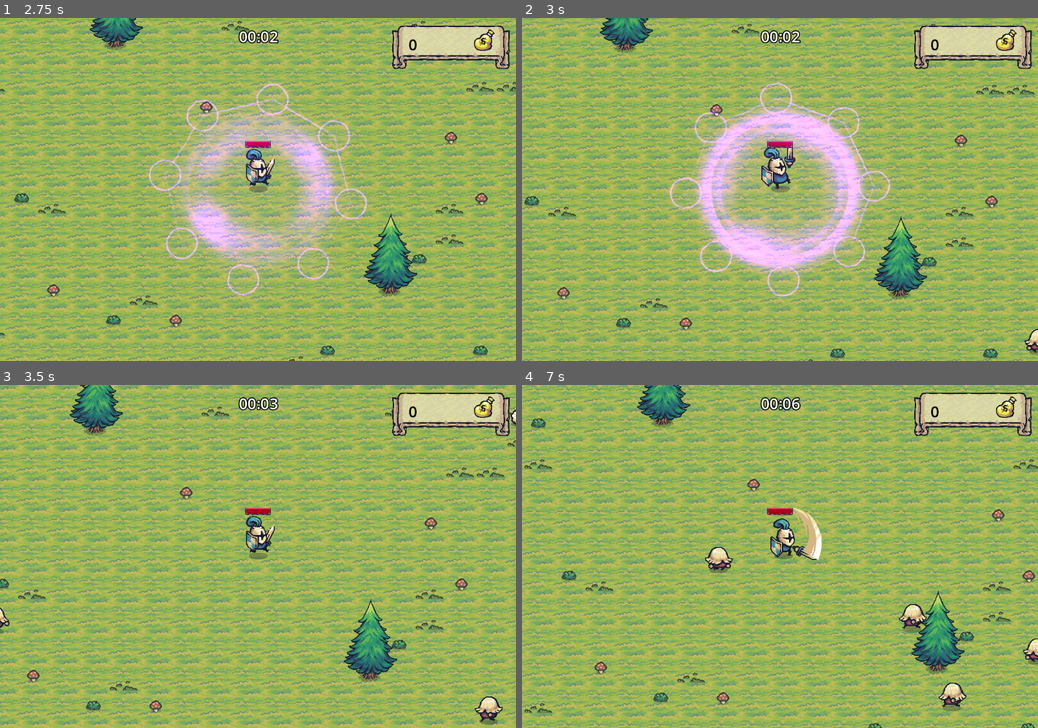
Above: before the commit, frames 1-4 (two rows, left to right).
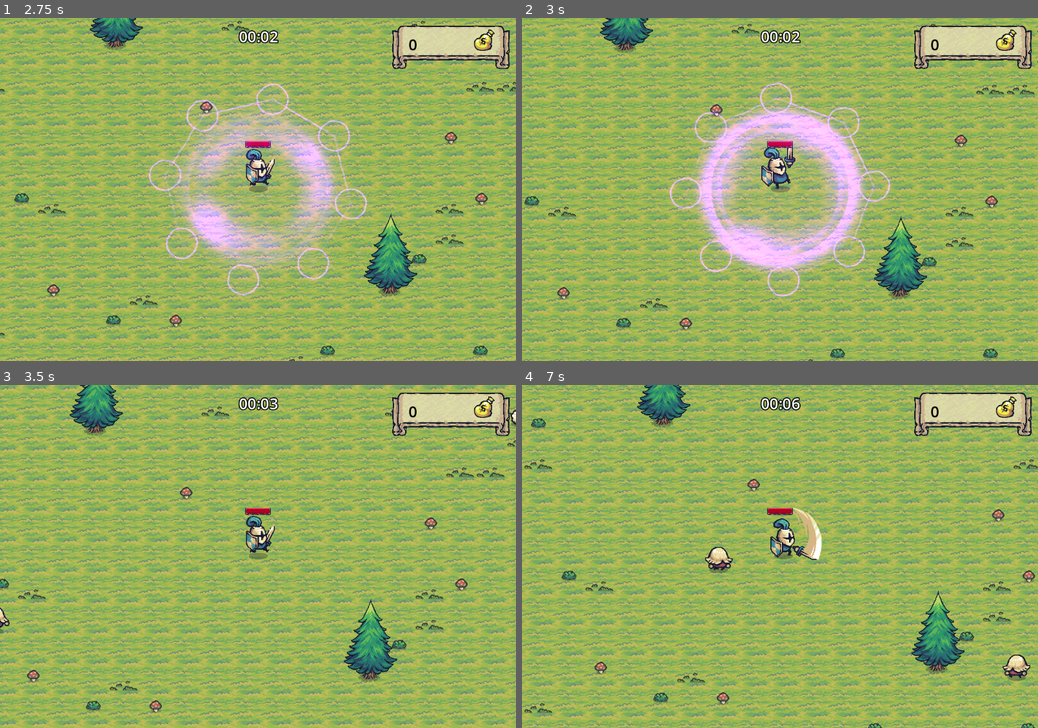
Above: after the commit, the same moments.

Repository: bluejynz/survivallike-godot
Game: Godot game, scene res://scenes/main_scene.tscn
The game is run twice, just before and just after one commit, with the same random seed, the same clock (stepped at 60 frames per second) and the same inputs.
Inputs (mouse positions are in pixels of both pictures, inside the frame that each line leads up to):
- Up to frame 1 (2.75 s): move the mouse to (371, 172) at 0.52 s; hold D (move_right) 0.53-1.28 s; click (371, 172) at 0.6 s; move the mouse to (154, 206) at 1.27 s; hold S (move_down) 1.28-2.03 s; click (154, 206) at 1.35 s; move the mouse to (309, 114) at 2.02 s; hold D (move_right) from 2.03 s (still down); click (309, 114) at 2.1 s
- Up to frame 2 (3 s): move the mouse to (754, 258) at 2.77 s; release D (move_right) at 2.78 s; hold W (move_up) from 2.78 s (still down); click (754, 258) at 2.85 s
- Up to frame 3 (3.5 s): keep holding W (move_up)
- Up to frame 4 (7 s): move the mouse to (934, 607) at 3.52 s; release W (move_up) at 3.53 s; hold A (move_left) 3.53-5.03 s; click (934, 607) at 3.6 s; move the mouse to (625, 505) at 4.27 s; click (625, 505) at 4.35 s; move the mouse to (805, 556) at 5.02 s; hold S (move_down) 5.03-5.78 s; click (805, 556) at 5.1 s; move the mouse to (702, 470) at 5.77 s; hold D (move_right) 5.78-6.53 s; click (702, 470) at 5.85 s; move the mouse to (893, 539) at 6.52 s; hold W (move_up) from 6.53 s (still down); click (893, 539) at 6.6 s

Frame 1 is identical in both runs. In frame 2, 0.1% of the frame differs, in the area x 97-100%, y 90-99%; in frame 3, 0.3%; in frame 4, 1.1%, in the area x 73-100%, y 63-96%.

Commit message:
implementing spawn rate & waves

Diff:
--- a/scenes/main_scene.tscn
+++ b/scenes/main_scene.tscn
@@ -9,6 +9,7 @@
 [ext_resource type="Texture2D" uid="uid://bxamb5rnxfytg" path="res://addons/Tiny Swords (Update 010)/Terrain/Water/Water.png" id="4_xkvfw"]
 [ext_resource type="PackedScene" uid="uid://daw5o3vind3k" path="res://misc/tree.tscn" id="5_dx70e"]
 [ext_resource type="PackedScene" uid="uid://dr3qj1p6e3mhm" path="res://misc/ritual.tscn" id="6_pjjix"]
+[ext_resource type="Script" path="res://systems/difficulty_system.gd" id="10_7rtxp"]
 
 [sub_resource type="TileSetAtlasSource" id="TileSetAtlasSource_epcq5"]
 texture = ExtResource("1_gwd85")
@@ -139,6 +140,10 @@
 position = Vector2(521, 376)
 scale = Vector2(1, 0.972973)
 
+[node name="DifficultySystem" type="Node2D" parent="." node_paths=PackedStringArray("mob_spawner")]
+script = ExtResource("10_7rtxp")
+mob_spawner = NodePath("../ModSpawner")
+
 [node name="Trees" type="Node2D" parent="."]
 y_sort_enabled = true
 
--- /dev/null
+++ b/systems/difficulty_system.gd
@@ -0,0 +1,20 @@
+extends Node
+
+@export var mob_spawner: MobSpawner
+@export var initial_spawn_rate: float = 20
+@export var spawn_rate_per_minute: float = 30
+@export var wave_duration: float = 20
+@export var break_intensity: float = .5
+
+var time_elapsed: float = 0
+
+func _process(delta: float) -> void:
+	time_elapsed += delta
+
+	var spawn_rate = initial_spawn_rate + spawn_rate_per_minute * (time_elapsed / 60)
+
+	var sin_wave = sin((time_elapsed * TAU) / wave_duration)
+	var wave_factor = remap(sin_wave, -1, 1, break_intensity, 1)
+	spawn_rate *= wave_factor
+	print(spawn_rate)
+	mob_spawner.mobs_per_minute = spawn_rate
--- a/systems/mob_spawner.gd
+++ b/systems/mob_spawner.gd
@@ -1,9 +1,10 @@
+class_name MobSpawner
 extends Node2D
 
 @onready var path_follow_2d: PathFollow2D = %PathFollow2D
+@export var creatures: Array[PackedScene]
 
-@export var creatures: Array[PackedScene]
-@export var mobs_per_minute: float = 60
+var mobs_per_minute: float = 60
 var cooldown: float = 0
 
 func _process(delta: float) -> void:
Not shown: 1 places in scenes/main_scene.tscn that only renumber resources
